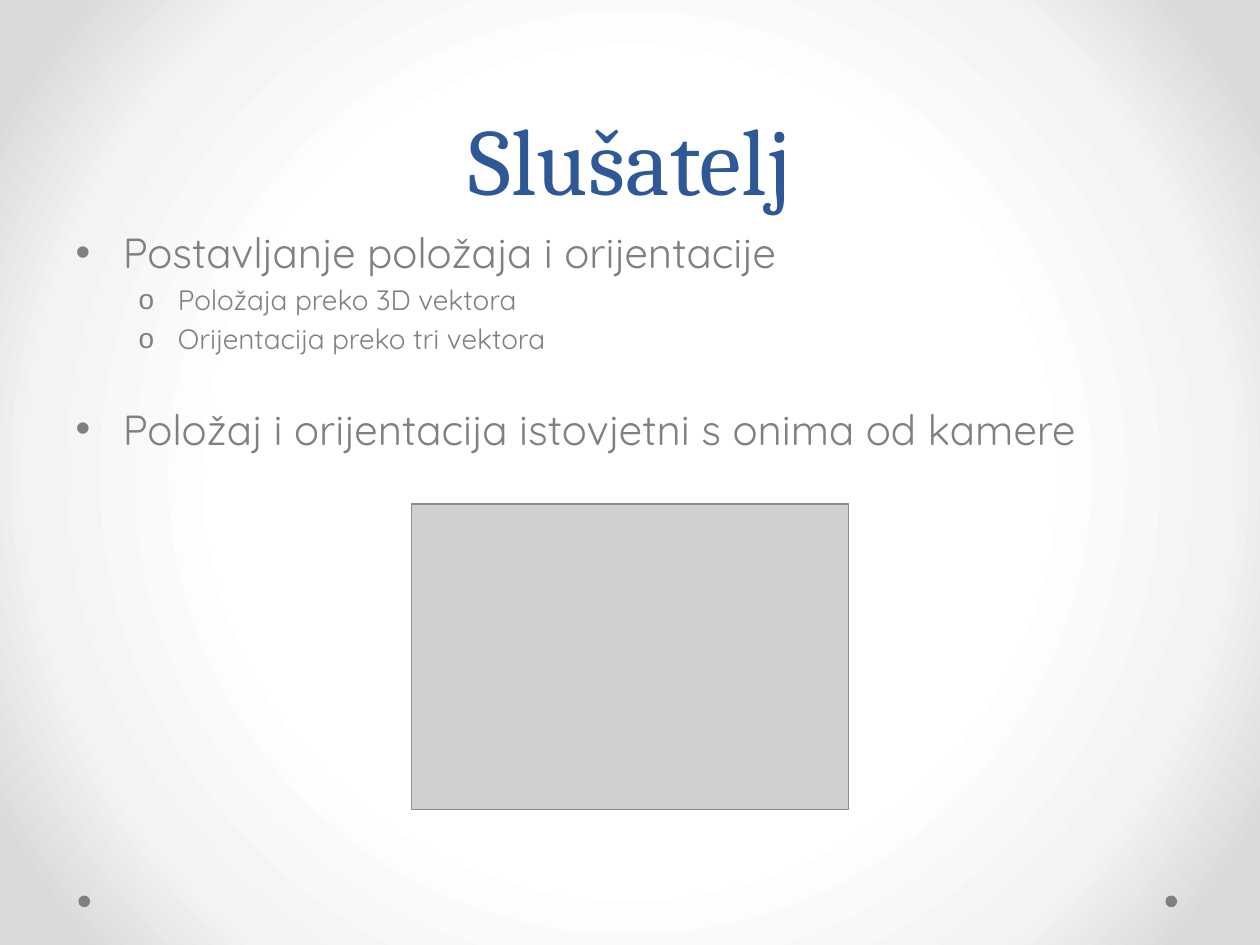
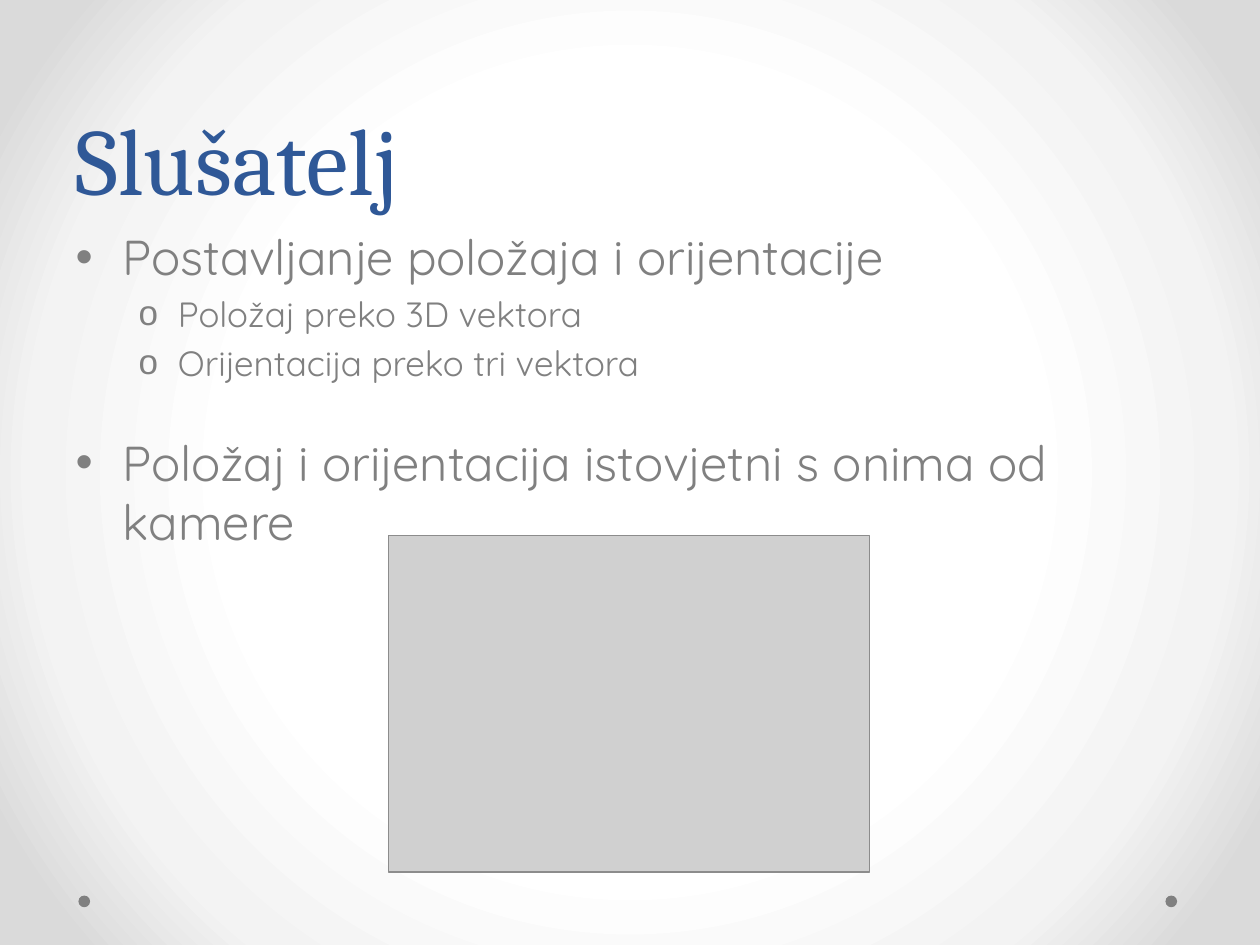
Before and after one commit to Bojanovski/IG-Project, a slide deck: slide 25 of Dokumentacija/Prezentacija.pptx (slide 12 before the commit). Drawn at 1260x945 pixels with LibreOffice and Linux fonts; fonts in the diff are those of the drawing; grey boxes stand for pictures. Boxes give left, top, right and bottom in pixels: in the first picture for what was removed or moved away, otherwise in the second. Text is boxed around its words. In the diff, an @@ line names an element or a change of style, - is before the commit and + after.

```diff
--- a/Dokumentacija/Prezentacija.pptx
+++ b/Dokumentacija/Prezentacija.pptx
@@ title "Slušatelj" at (76, 129, 399, 215): alignment centre to left @@
@@ text at (123, 239, 1047, 541): size 24 to 28 pt in "Postavljanje položaja i orijentacije", "Položaj i orijentacija istovjetni s onima od ..."; size 16 to 20 pt in "Orijentacija preko tri vektora" @@
@@ text at (178, 301, 582, 334): text changed; size 16 to 20 pt @@
-  o Položaja preko 3D vektora
+  o Položaj preko 3D vektora
@@ picture: place and size @@
-picture at (412, 504, 849, 810)
+picture at (388, 536, 869, 872)
```
Also in this commit, not shown: 9 other slides changed, 14 slides added.
